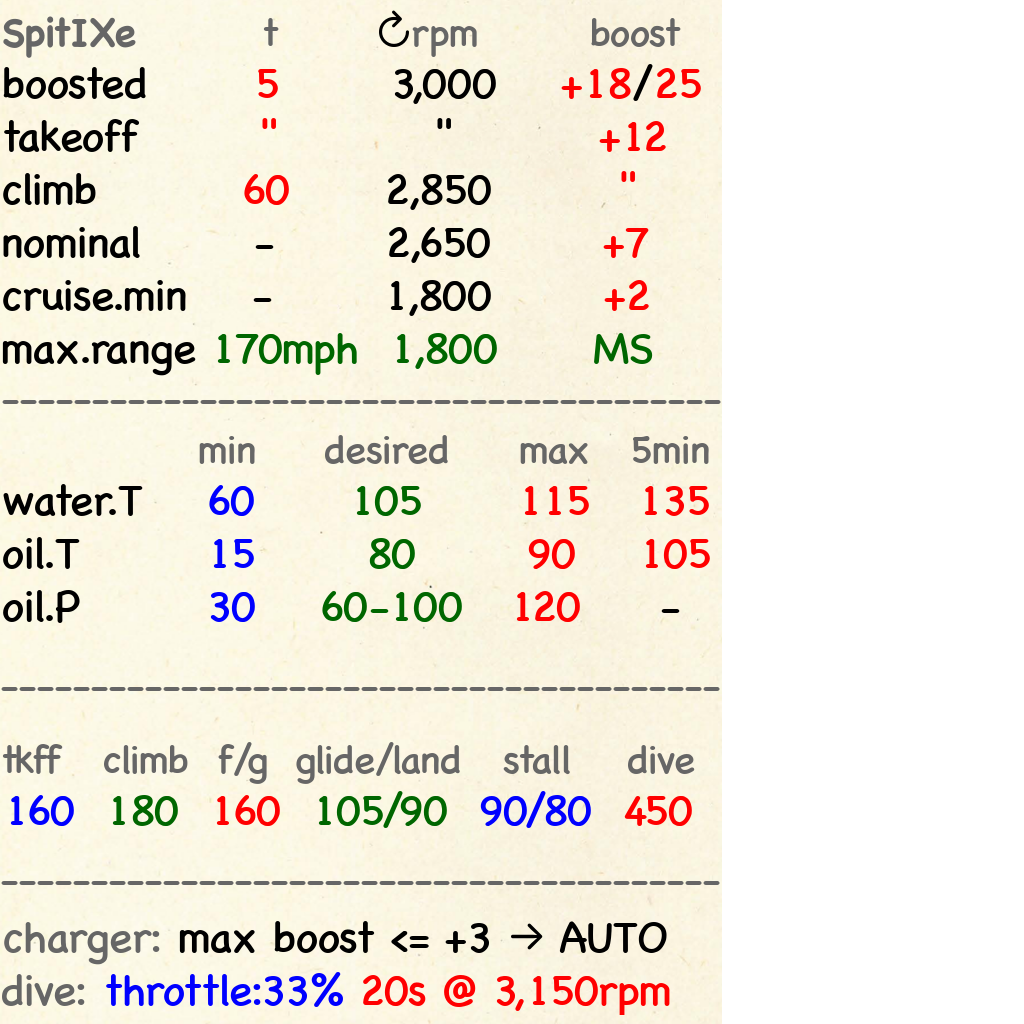
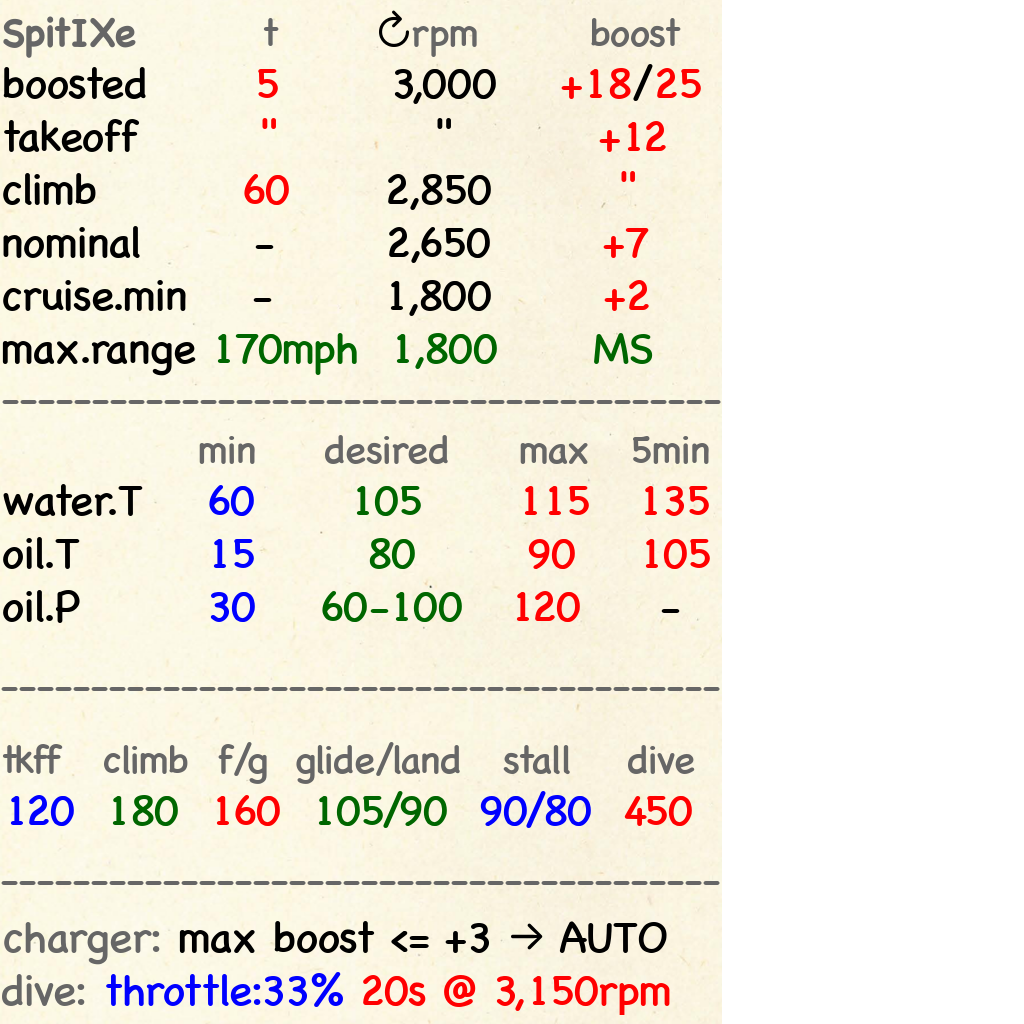
Before/after of a 1024px x 1024px layered artwork. What changed in the layer stack:
painted on "tkff climb f/g glide/l..." over [29,795,50,825]
